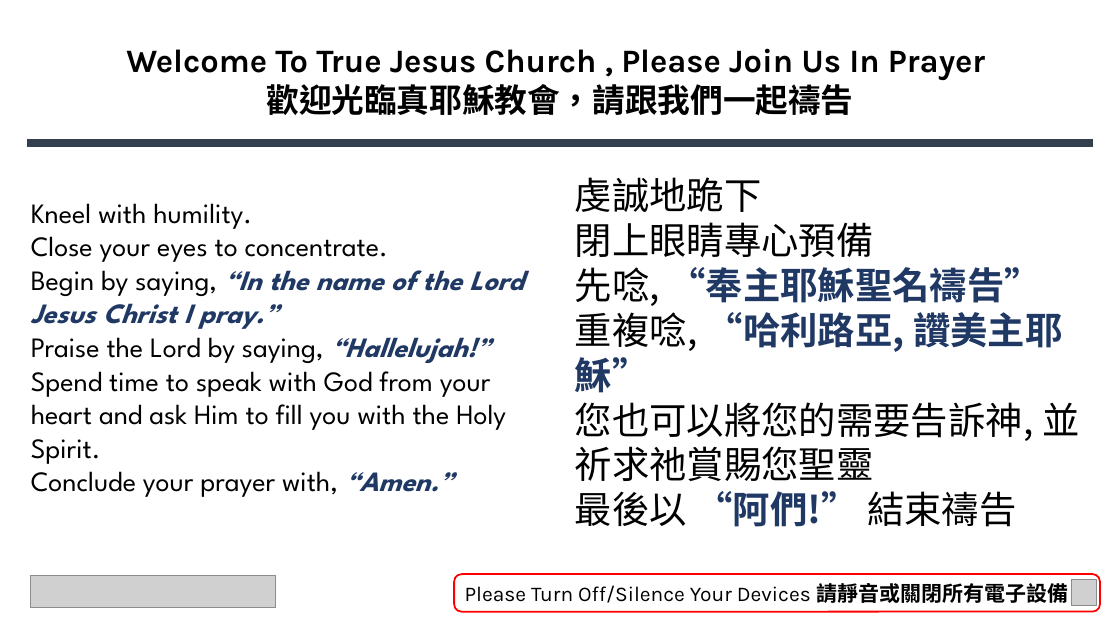
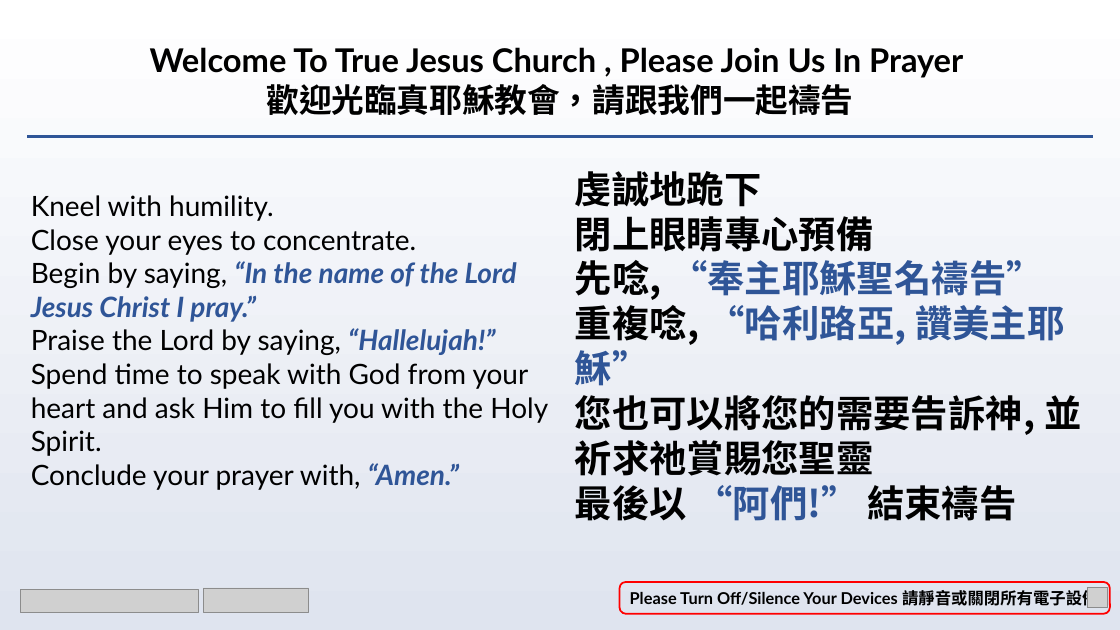
Before and after one commit to calebchanwy/tjc-powerpoint, a slide deck: slide 9 of TJCPowerPoint/Resources/ServiceWidescreen.pptx. Drawn at 1120x630 pixels with LibreOffice and Linux fonts; fonts in the diff are those of the drawing; grey boxes stand for pictures; background and template pictures are left out. Boxes give left, top, right and bottom in pixels: in the first picture for what was removed or moved away, otherwise in the second. Text is boxed around its words. In the diff, an @@ line names an element or a change of style, - is before the commit and + after.

Commit message:
19/01/23 PowerPoint new blue-themed design.
Removal of photo in background
Gradient based background
Lines to separate contents of slides

```diff
--- a/TJCPowerPoint/Resources/ServiceWidescreen.pptx
+++ b/TJCPowerPoint/Resources/ServiceWidescreen.pptx
@@ background picture (left out) to gradient #FFFFFF to #DFE4EF @@
@@ text "Welcome To True Jesus Church ..." at <box>150,47,963,115</box>: font Karla to Lato in "Welcome To True Jesus Church , Please ..."; font Noto Sans CJK TC to Lato in "歡迎光臨真耶穌教會，請跟我們一起禱告" @@
@@ line moved from (27, 143) - (1093, 143) to (27, 136) - (1093, 136) @@
@@ line (27, 136) - (1093, 136): stroke #333F50 6 pt to #2F5597 3 pt @@
@@ text "虔誠地跪下" at <box>575,171,1081,521</box>: bold on in "虔誠地跪下", "閉上眼睛專心預備", "先唸,", "重複唸," and 2 more places; text colour #203864 to #2F5597 in "“奉主耶穌聖名禱告”", "“哈利路亞, 讚美主耶穌”", "“阿們!”" @@
@@ text "Kneel with humility." at <box>31,195,548,490</box>: font League Spartan to Lato; text colour #203864 to #2F5597 in "“In the name of the Lord Jesus ...", "“Hallelujah!”", "“Amen.”" @@
@@ picture added at <box>20,590,199,613</box> @@
@@ picture removed at <box>31,576,276,608</box> @@
@@ picture added at <box>203,588,308,613</box> @@
@@ rounded rectangle "Please Turn Off/Silence Your Devices ...": place and size @@
-rounded rectangle "Please Turn Off/Silence Your Devices ..." at <box>455,574,1101,612</box>
+rounded rectangle "Please Turn Off/Silence Your Devices ..." at <box>620,582,1111,614</box>
@@ rounded rectangle "Please Turn Off/Silence Your Devices ..." at <box>620,582,1111,614</box>: size 18 to 14 pt; font Karla to Lato, bold on in "Please Turn Off/Silence Your Devices"; font Noto Sans CJK TC to Lato in "請靜音或關閉所有電子設備" @@
@@ picture removed at <box>1071,580,1097,606</box> @@
@@ picture added at <box>1087,587,1107,607</box> @@
@@ picture added at <box>1088,587,1107,607</box> @@
```
Also in this commit, not shown: 10 other slides changed, 45 other files.
